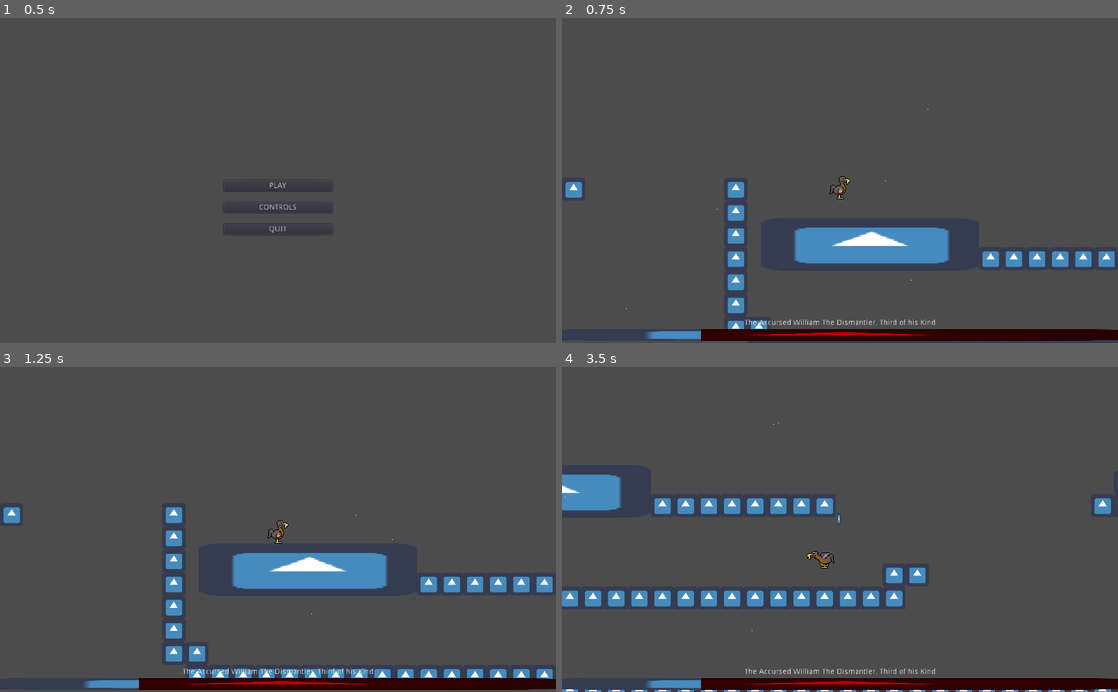
Above: before the commit, frames 1-4 (two rows, left to right).
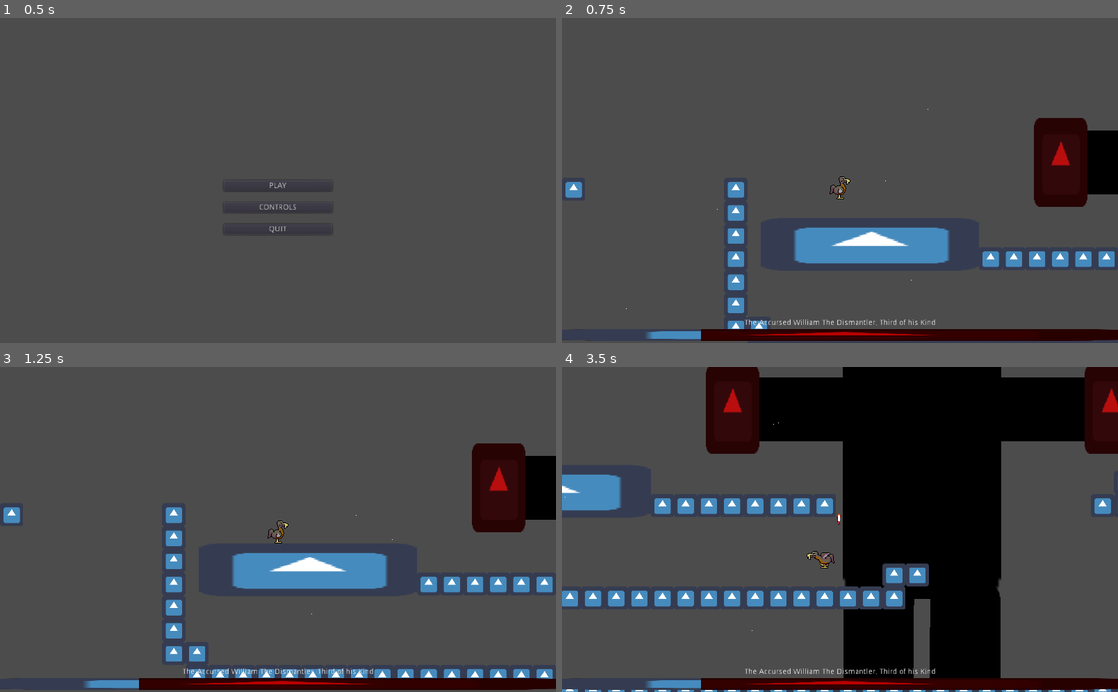
Above: after the commit, the same moments.

Repository: Struckdown/GDQ2021
Game: Godot game, scene res://MainMenu.tscn
The game is run twice, just before and just after one commit, with the same random seed, the same clock (stepped at 60 frames per second) and the same inputs. The engine's default icon, where the game draws it, is replaced by a stand-in: a white triangle on a blue panel in a dark square. Sound files missing from this copy of the repository are replaced by a short silence.
Inputs:
- Up to frame 1 (0.5 s): no input
- Up to frame 2 (0.75 s): click "PLAY" at 0.5 s
- Up to frame 3 (1.25 s): no input
- Up to frame 4 (3.5 s): hold D (right) 1.28-2.78 s; tap Shift (dash) at 1.35, 2.1, 2.85 s; tap Space (jump) at 1.52, 2.27 s; hold A (left) from 2.78 s (still down)

Frame 1 is identical in both runs. In frame 2, 3.7% of the frame differs, in the area x 84-100%, y 30-59%; in frame 3, 3.7%; in frame 4, 35%, in the area x 25-100%, y 0-96%.

Commit message:
Setup most basic of bosses

Diff:
--- a/MainLevel.tscn
+++ b/MainLevel.tscn
@@ -8,6 +8,7 @@
 [ext_resource path="res://MainLevel.gd" type="Script" id=6]
 [ext_resource path="res://Projectiles/Missile.tscn" type="PackedScene" id=7]
 [ext_resource path="res://WorkingPauseMenu.tscn" type="PackedScene" id=8]
+[ext_resource path="res://Mechs/KillerDutchMech.tscn" type="PackedScene" id=9]
 
 [sub_resource type="ParticlesMaterial" id=1]
 emission_shape = 2
@@ -82,4 +83,9 @@
 [node name="Missile" parent="." instance=ExtResource( 7 )]
 position = Vector2( 846.164, 71.1846 )
 
+[node name="KillerDutchMech" parent="." instance=ExtResource( 9 )]
+position = Vector2( 1132.71, -366.651 )
+z_index = -1
+bossHPRef = NodePath("../CanvasLayer/BossHp")
+
 [connection signal="finished" from="BGM" to="." method="_on_BGM_finished"]
--- /dev/null
+++ b/Mechs/BossHp.gd
@@ -0,0 +1,19 @@
+extends VBoxContainer
+
+
+# Declare member variables here. Examples:
+# var a = 2
+# var b = "text"
+
+
+# Called when the node enters the scene tree for the first time.
+func _ready():
+	pass # Replace with function body.
+
+
+# Called every frame. 'delta' is the elapsed time since the previous frame.
+#func _process(delta):
+#	pass
+
+func setHealth(fraction):
+	$HealthBar.value = fraction*100
--- a/Mechs/BossHp.tscn
+++ b/Mechs/BossHp.tscn
@@ -1,10 +1,12 @@
-[gd_scene load_steps=2 format=2]
+[gd_scene load_steps=3 format=2]
 
 [ext_resource path="res://icon.png" type="Texture" id=1]
+[ext_resource path="res://Mechs/BossHp.gd" type="Script" id=2]
 
 [node name="BossHp" type="VBoxContainer"]
 margin_right = 1024.0
 margin_bottom = 40.0
+script = ExtResource( 2 )
 __meta__ = {
 "_edit_use_anchors_": false
 }
--- /dev/null
+++ b/Mechs/KillerDutchMech.gd
@@ -0,0 +1,39 @@
+extends Node2D
+
+
+var missile = preload("res://Projectiles/Missile.tscn")
+var fireIndex = 0
+var health
+export(int) var maxHealth = 3
+export(NodePath) onready var bossHPRef = get_node(bossHPRef)
+
+# Called when the node enters the scene tree for the first time.
+func _ready():
+	health = maxHealth
+
+
+# Called every frame. 'delta' is the elapsed time since the previous frame.
+#func _process(delta):
+#	pass
+
+
+func _on_MissileLauncherTimer_timeout():
+	fireMissile()
+
+func fireMissile():
+	var m = missile.instance()
+	get_viewport().add_child(m)
+	match fireIndex:
+		0:
+			m.global_position = $ArmL/MissileLauncher.global_position
+			m.global_rotation = $ArmL/MissileLauncher.global_rotation
+		1:
+			m.global_position = $ArmR/MissileLauncher.global_position
+			m.global_rotation = $ArmR/MissileLauncher.global_rotation
+	fireIndex = (fireIndex + 1) % 2
+
+func takeDamage():
+	health -= 1
+	if bossHPRef:
+		bossHPRef.setHealth(float(health)/float(maxHealth))
+	print("Mech has taken damage!")
--- /dev/null
+++ b/Mechs/KillerDutchMech.tscn
@@ -0,0 +1,86 @@
+[gd_scene load_steps=4 format=2]
+
+[ext_resource path="res://icon.png" type="Texture" id=1]
+[ext_resource path="res://Mechs/KillerDutchMech.gd" type="Script" id=2]
+
+[sub_resource type="RectangleShape2D" id=1]
+extents = Vector2( 32.124, 31.8441 )
+
+[node name="KillerDutchMech" type="Node2D"]
+script = ExtResource( 2 )
+
+[node name="Body" type="Sprite" parent="."]
+modulate = Color( 0, 0, 0, 1 )
+position = Vector2( 0, 495.637 )
+scale = Vector2( 6.83722, 11.0738 )
+texture = ExtResource( 1 )
+
+[node name="ArmL" type="Sprite" parent="."]
+self_modulate = Color( 0, 0, 0, 1 )
+position = Vector2( -337.861, 324.392 )
+scale = Vector2( 6.49136, 2.77848 )
+texture = ExtResource( 1 )
+
+[node name="MissileLauncher" type="Sprite" parent="ArmL"]
+self_modulate = Color( 0.729412, 0.0588235, 0.0588235, 1 )
+position = Vector2( -28.5312, 0 )
+scale = Vector2( 0.355195, 1.39008 )
+texture = ExtResource( 1 )
+
+[node name="ArmR" type="Sprite" parent="."]
+self_modulate = Color( 0, 0, 0, 1 )
+position = Vector2( 337.861, 324.392 )
+scale = Vector2( 6.49136, 2.77848 )
+texture = ExtResource( 1 )
+
+[node name="MissileLauncher" type="Sprite" parent="ArmR"]
+self_modulate = Color( 0.729412, 0.0588235, 0.0588235, 1 )
+position = Vector2( 28.531, 0 )
+scale = Vector2( 0.355195, 1.39008 )
+texture = ExtResource( 1 )
+
+[node name="Head" type="Sprite" parent="."]
+scale = Vector2( 5.99525, 5.99525 )
+texture = ExtResource( 1 )
+
+[node name="KinematicBody2D" type="KinematicBody2D" parent="Head" groups=[
+"canBeHitByMissiles",
+]]
+
+[node name="CollisionShape2D" type="CollisionShape2D" parent="Head/KinematicBody2D"]
+scale = Vector2( 1, 1 )
+shape = SubResource( 1 )
+
+[node name="LegL" type="Sprite" parent="."]
+modulate = Color( 0, 0, 0, 1 )
+position = Vector2( -119.654, 1007.96 )
+rotation = 0.00406656
+scale = Vector2( 3.04526, -6.10776 )
+texture = ExtResource( 1 )
+
+[node name="Foot" type="Sprite" parent="LegL"]
+modulate = Color( 0, 0, 0, 1 )
+position = Vector2( -20.1645, -38.4595 )
+scale = Vector2( 1.42027, 0.440914 )
+texture = ExtResource( 1 )
+
+[node name="LegL2" type="Sprite" parent="."]
+modulate = Color( 0, 0, 0, 1 )
+position = Vector2( 119.654, 1007.96 )
+rotation = 0.00406656
+scale = Vector2( 3.04526, -6.10776 )
+texture = ExtResource( 1 )
+
+[node name="Foot" type="Sprite" parent="LegL2"]
+modulate = Color( 0, 0, 0, 1 )
+position = Vector2( 20.164, -38.46 )
+scale = Vector2( 1.42027, 0.440914 )
+texture = ExtResource( 1 )
+
+[node name="AnimationPlayer" type="AnimationPlayer" parent="."]
+
+[node name="MissileLauncherTimer" type="Timer" parent="."]
+wait_time = 5.0
+autostart = true
+
+[connection signal="timeout" from="MissileLauncherTimer" to="." method="_on_MissileLauncherTimer_timeout"]
--- a/Projectiles/Missile.gd
+++ b/Projectiles/Missile.gd
@@ -27,8 +27,14 @@
 
 func _on_Area2D_body_entered(body):
 	if body.is_in_group("canBeHitByMissiles"):
-		body.takeDamage()
-		explode()
+		if body.has_method("takeDamage"):
+			body.takeDamage()
+			explode()
+		else:
+			var o = body.owner
+			if o.has_method("takeDamage"):
+				o.takeDamage()
+				explode()
 
 
 func _on_Lifetime_timeout():
@@ -40,7 +46,7 @@
 		$AudioStreamPlayer.play()
 		$ExplosionTimer.start()
 		$Area2D/CollisionShape2D.set_deferred("disabled", true)
-		$icon.hide()
+		$Sprite.hide()
 
 
 func _on_ExplosionTimer_timeout():
--- a/Projectiles/Missile.tscn
+++ b/Projectiles/Missile.tscn
@@ -1,18 +1,37 @@
-[gd_scene load_steps=5 format=2]
+[gd_scene load_steps=6 format=2]
 
-[ext_resource path="res://icon.png" type="Texture" id=1]
+[ext_resource path="res://art/missleSprites.png" type="Texture" id=1]
 [ext_resource path="res://Projectiles/Missile.gd" type="Script" id=2]
 [ext_resource path="res://SFX/Explosion 1.mp3" type="AudioStream" id=3]
 
 [sub_resource type="RectangleShape2D" id=1]
 extents = Vector2( 16.1805, 4.66387 )
 
+[sub_resource type="Animation" id=2]
+resource_name = "fly"
+length = 0.2
+loop = true
+tracks/0/type = "value"
+tracks/0/path = NodePath("Sprite:frame")
+tracks/0/interp = 1
+tracks/0/loop_wrap = true
+tracks/0/imported = false
+tracks/0/enabled = true
+tracks/0/keys = {
+"times": PoolRealArray( 0, 0.1, 0.2 ),
+"transitions": PoolRealArray( 1, 1, 1 ),
+"update": 1,
+"values": [ 0, 1, 2 ]
+}
+
 [node name="Missile" type="Node2D"]
 script = ExtResource( 2 )
 
-[node name="icon" type="Sprite" parent="."]
-scale = Vector2( 0.511289, 0.146757 )
+[node name="Sprite" type="Sprite" parent="."]
 texture = ExtResource( 1 )
+flip_h = true
+vframes = 3
+frame = 1
 
 [node name="Area2D" type="Area2D" parent="."]
 
@@ -28,6 +47,10 @@
 [node name="ExplosionTimer" type="Timer" parent="."]
 wait_time = 2.0
 
+[node name="AnimationPlayer" type="AnimationPlayer" parent="."]
+autoplay = "fly"
+anims/fly = SubResource( 2 )
+
 [connection signal="body_entered" from="Area2D" to="." method="_on_Area2D_body_entered"]
 [connection signal="timeout" from="Lifetime" to="." method="_on_Lifetime_timeout"]
 [connection signal="timeout" from="ExplosionTimer" to="." method="_on_ExplosionTimer_timeout"]
--- a/UI/pauseMenu.tscn
+++ b/UI/pauseMenu.tscn
@@ -1,7 +1,6 @@
-[gd_scene load_steps=11 format=2]
+[gd_scene load_steps=10 format=2]
 
 [ext_resource path="res://UI/Pause.png" type="Texture" id=1]
-[ext_resource path="res://UI/controls_base.png" type="Texture" id=2]
 [ext_resource path="res://Scripts/pause.gd" type="Script" id=3]
 [ext_resource path="res://Font/PixelFJVerdana12pt.ttf" type="DynamicFontData" id=4]
 [ext_resource path="res://UI/controls_hover.png" type="Texture" id=5]
@@ -15,9 +14,7 @@
 texture = ExtResource( 6 )
 region_rect = Rect2( 0, 0, 37, 19 )
 
-[sub_resource type="StyleBoxTexture" id=3]
-texture = ExtResource( 2 )
-region_rect = Rect2( 0, 0, 37, 19 )
+[sub_resource type="StyleBoxEmpty" id=3]
 
 [sub_resource type="DynamicFont" id=4]
 extra_spacing_top = 22
Not shown: 1 places in MainLevel.tscn that only renumber resources
Not shown, added: SFX/Dodo Dead Noise 1.mp3.import
Not shown, added: SFX/Dodo Hurt Noise 1.mp3.import
Not shown, added: SFX/Fist Thud 1.mp3.import
Not shown, added: SFX/Fist Thud 2.mp3.import
Not shown, added: SFX/Flight 1.mp3.import
Not shown, added: SFX/Flight 2.mp3.import
Not shown, added: SFX/Flight 3.mp3.import
Not shown, added: SFX/Knock 1.mp3.import
Not shown, added: SFX/Tack 1.mp3.import
